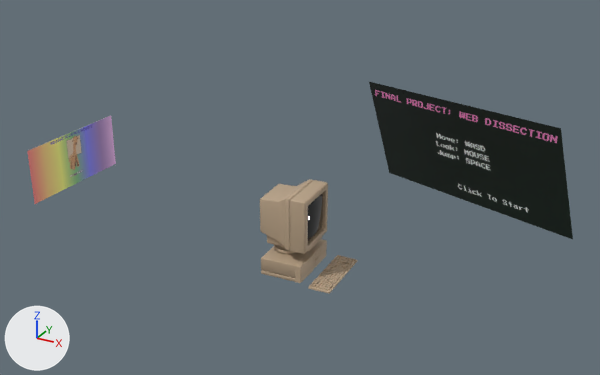
The Blender file assets/3DModels/scene.blend: old version first, new version second.
One viewpoint serves both versions: a 50 mm lens placed at (531.0, -987.0, 619.0), pointed at (-45.0, 60.0, 95.0). The lights are fixed; the arrows at lower left show +X, +Y and +Z.

Objects in the first picture: 'ComputerTower_Tower_0', 'Keyboard_Keyboard_0', 'Monitor_MonitorGlass_0', 'Monitor_Monitor_0', 'startscreen', 'website'.
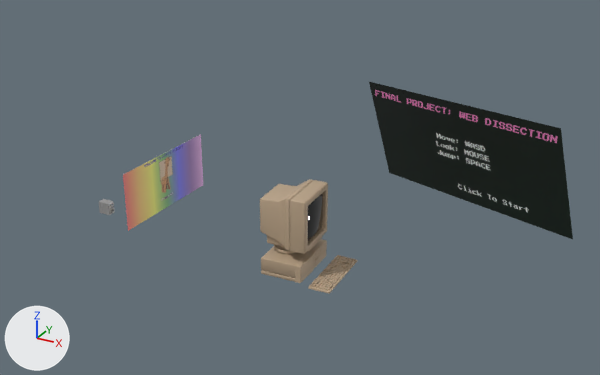
Patch to the scene script:
```diff
--- a/assets/3DModels/scene.blend.py
+++ b/assets/3DModels/scene.blend.py
@@ mat_material_001 @@
+mat_material_001 = principled_material('Material.001')
+mat_material_001.base_color = (0.397, 0.397, 0.397)  # grey #a9a9a9
+mat_material_001.metallic = 0.339
@@ me_cube_001 @@
+me_cube_001.from_pydata(...)  # 84 vertices, 82 faces; spans x -1.0..1.14, y -1.0..1.0, z -1.0..1.0
+me_cube_001.materials.append(mat_material_001)  # grey #a9a9a9
@@ ob_website @@
 ob_website = bpy.data.objects.new('website', me_website)
-ob_website.location = (-457.0, 0.0, 87.0)
+ob_website.location = (-261.0, 0.0, 85.0)
 ob_website.rotation_euler = (1.571, 0.0, 1.571)  # degrees (90, 0, 90)
@@ ob_cube @@
+ob_cube = bpy.data.objects.new('Cube', me_cube_001)
+ob_cube.location = (-382.0, -15.0, 16.0)
+ob_cube.scale = (10.4, 6.55, 10.4)
```

Where the change shows, as pixel boxes (x1, y1, x2, y2) in the pictures (600 x 375 px):
'website', moved
    before: (27, 115, 116, 204)
    after: (123, 134, 203, 231)
'Cube', added
    after: (99, 199, 115, 215)
